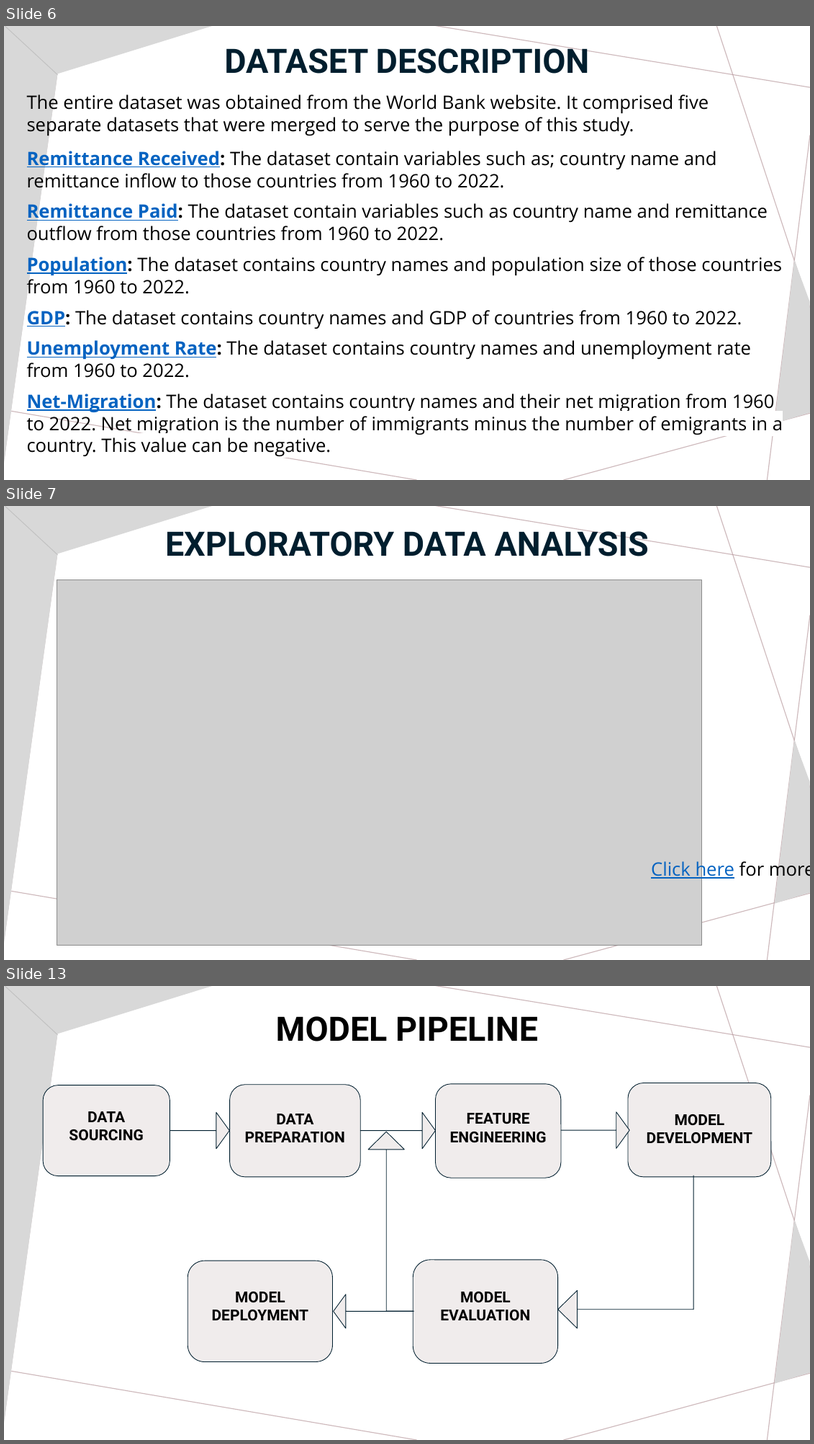
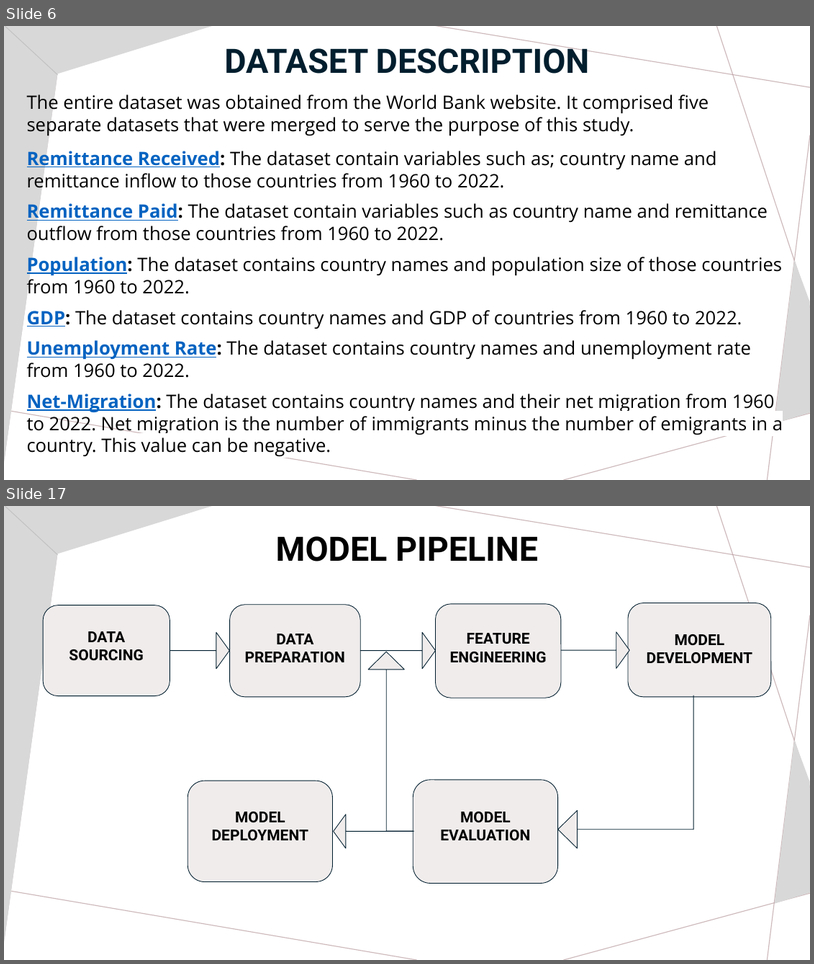
Before and after one commit to MiracleUche123/CatBoost-Team-Project, a slide deck: Presentation Slide Team Catboost.pptx. Shown one above the other, each under a label of ours: slides 6, 7 and 13 before the commit, slides 6 and 17 after it; the slides between them are not shown. The pictures are 814x1444 and 814x964 pixels, drawn with LibreOffice and Linux fonts; fonts in the diff are those of the drawing; grey boxes stand for pictures. Boxes give left, top, right and bottom in pixels: in the first picture for what was removed or moved away, otherwise in the second. Text is boxed around its words. In the diff, an @@ line names an element or a change of style, - is before the commit and + after.

```diff
--- a/Presentation Slide Team Catboost.pptx
+++ b/Presentation Slide Team Catboost.pptx
@@ slide 7 removed at [4, 506, 810, 960], background #FFFFFF; not listed: 11 template elements that a slide beside it also shows @@
@@ text removed at [165, 525, 649, 556] @@
-EXPLORATORY DATA ANALYSIS
@@ picture removed at [57, 580, 702, 944] @@
@@ text removed at [651, 858, 810, 880] @@
-Click here for more
@@ what was slide 13 is now slide 17 @@
```
Also in this commit, not shown: 8 slides changed, 10 slides added, 4 other slides removed.
